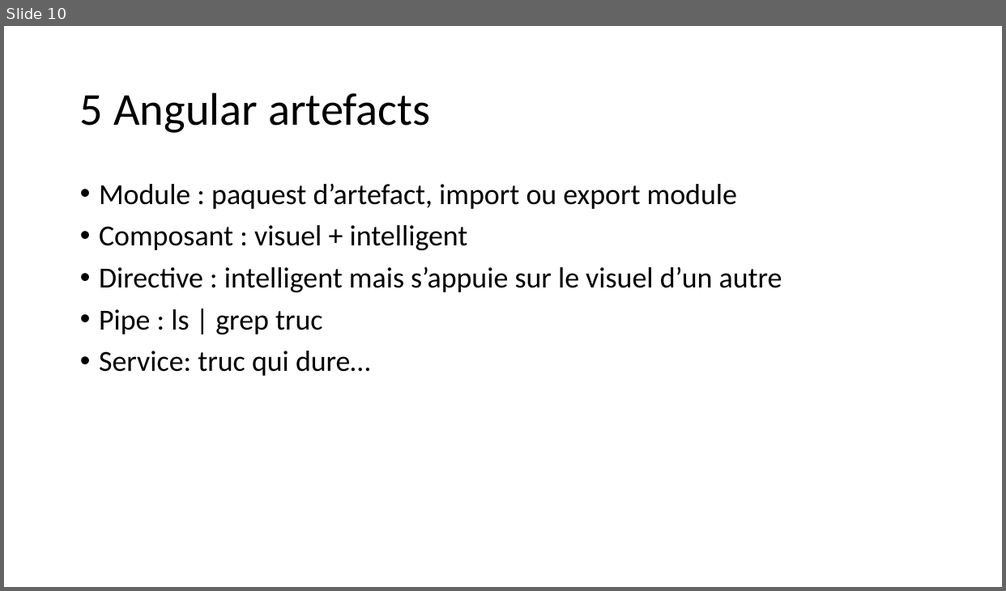
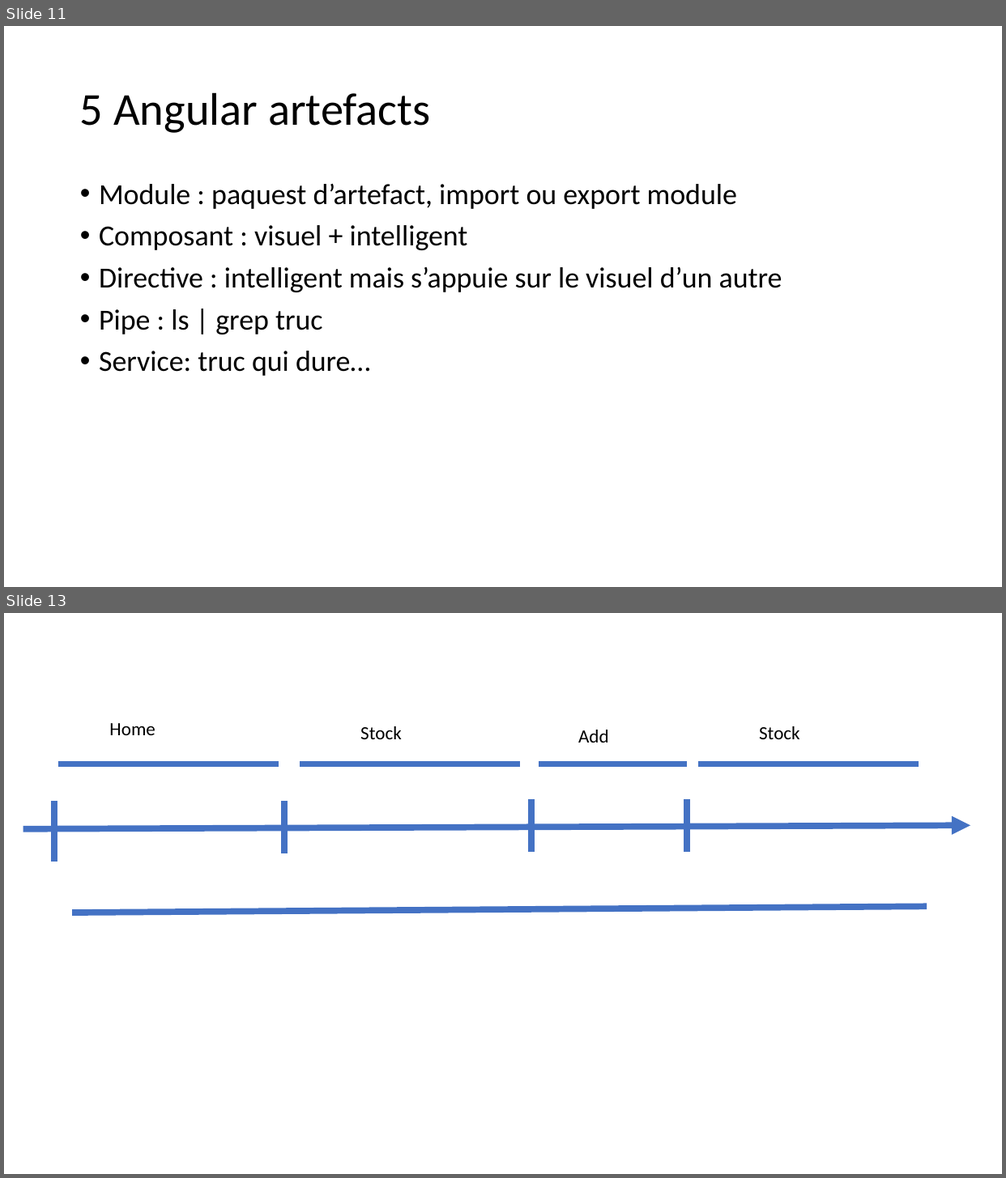
Before and after one commit to jlg-formation/fuj-juillet-2020, a slide deck: notes.pptx. Shown one above the other, each under a label of ours: slide 10 before the commit, slides 11 and 13 after it; the slides between them are not shown. The pictures are 1006x591 and 1006x1178 pixels, drawn with LibreOffice and Linux fonts; fonts in the diff are those of the drawing. Boxes give left, top, right and bottom in pixels: in the first picture for what was removed or moved away, otherwise in the second. Text is boxed around its words. In the diff, an @@ line names an element or a change of style, - is before the commit and + after.

```diff
--- a/notes.pptx
+++ b/notes.pptx
@@ slide 13 added at box(4, 613, 1002, 1174), background #FFFFFF @@
@@ text added at box(109, 723, 155, 735), 18 pt, text #000000 @@
+Home
@@ text added at box(360, 726, 402, 739), 18 pt, text #000000 @@
+Stock
@@ text added at box(578, 730, 609, 743), 18 pt, text #000000 @@
+Add
@@ text added at box(759, 726, 800, 739), 18 pt, text #000000 @@
+Stock
@@ line added from (58, 764) to (279, 764), #4472C4 6 pt @@
@@ line added from (300, 764) to (521, 764), #4472C4 6 pt @@
@@ line added from (539, 764) to (687, 764), #4472C4 6 pt @@
@@ line added from (698, 764) to (918, 764), #4472C4 6 pt @@
@@ line added from (54, 801) to (54, 862), #4472C4 6 pt @@
@@ line added from (285, 801) to (285, 854), #4472C4 6 pt @@
@@ line added from (531, 799) to (531, 852), #4472C4 6 pt @@
@@ line added from (687, 799) to (687, 852), #4472C4 6 pt @@
@@ arrow added from (23, 829) to (970, 825), #4472C4 6 pt @@
@@ line added from (72, 913) to (927, 906), #4472C4 6 pt @@
@@ what was slide 10 is now slide 11 @@
```
Also in this commit, not shown: 2 slides changed, 2 other slides added.
